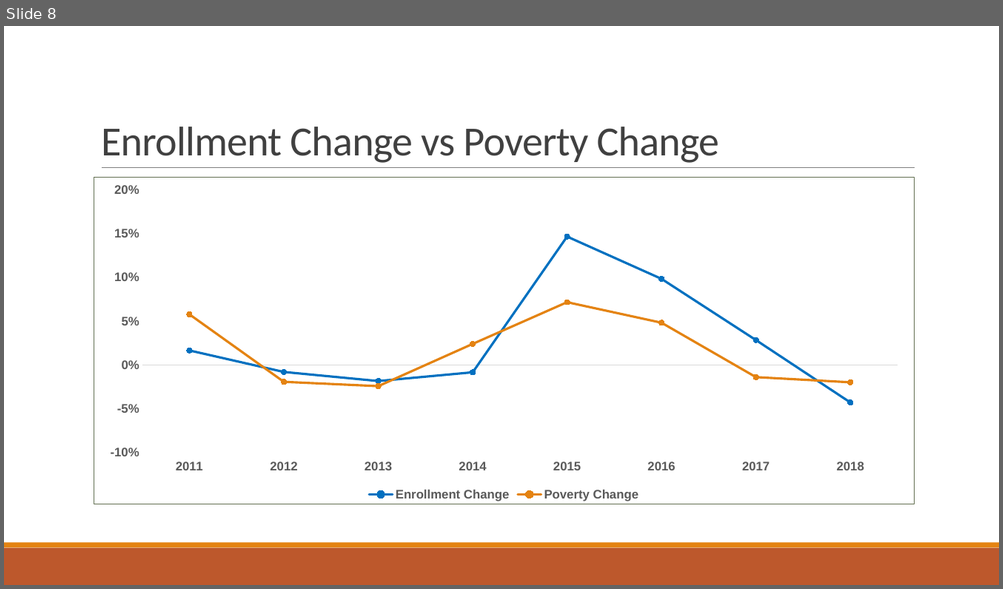
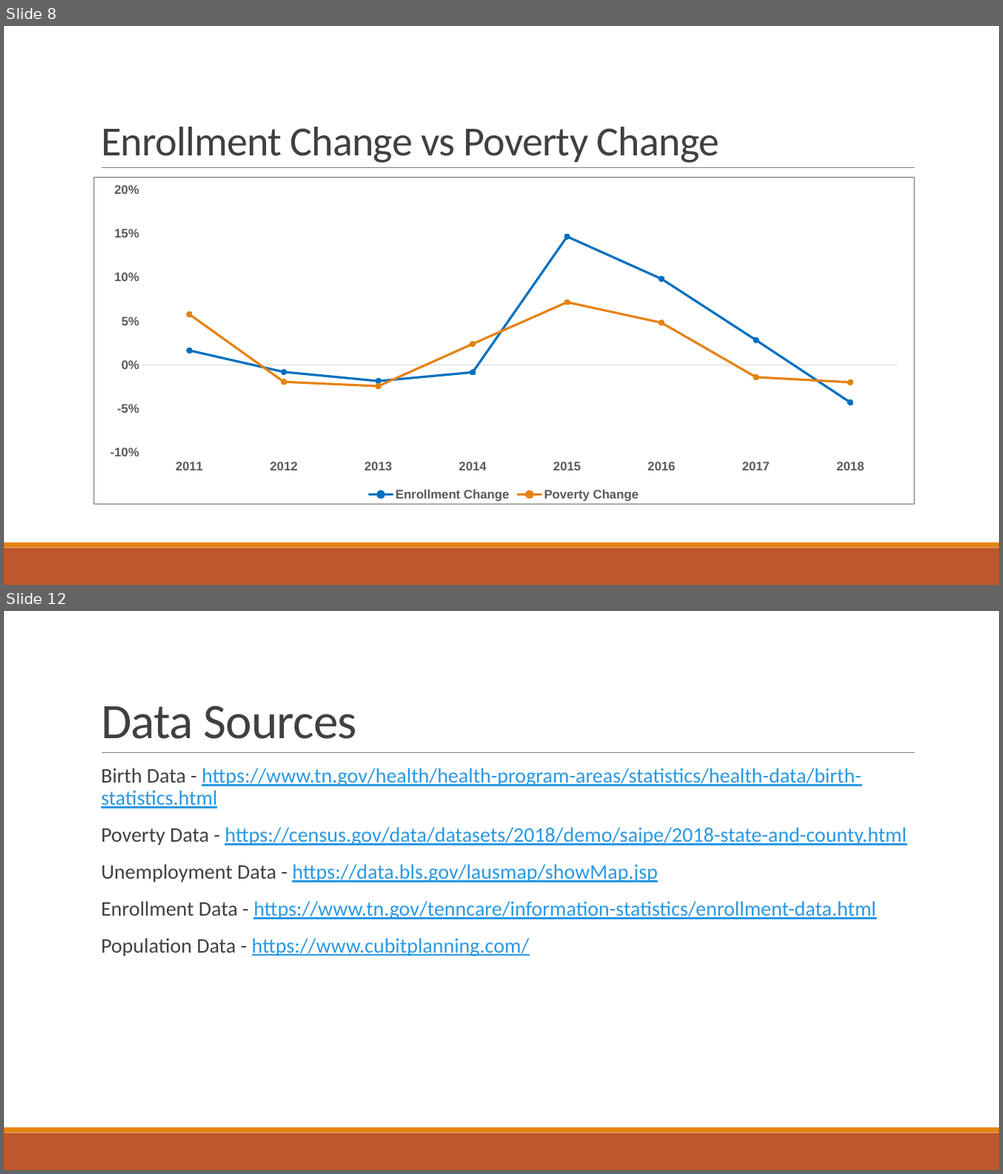
Before and after one commit to bryanclanton/TennCare-Enrollment-Analysis, a slide deck: Impacts to TennCare.pptx. Shown one above the other, each under a label of ours: slide 8 before the commit, slides 8 and 12 after it; the slides between them are not shown. The pictures are 1003x589 and 1003x1174 pixels, drawn with LibreOffice and Linux fonts; fonts in the diff are those of the drawing. Boxes give left, top, right and bottom in pixels: in the first picture for what was removed or moved away, otherwise in the second. Text is boxed around its words. In the diff, an @@ line names an element or a change of style, - is before the commit and + after.

```diff
--- a/Impacts to TennCare.pptx
+++ b/Impacts to TennCare.pptx
@@ slide 12 added at (x1=4, y1=611, x2=999, y2=1170), background #FFFFFF; not listed: 3 template elements that a slide beside it also shows @@
@@ title added at (x1=101, y1=706, x2=357, y2=739), 48 pt, text #404040 @@
+Data Sources
@@ text added at (x1=101, y1=768, x2=906, y2=957), 20 pt, text #2998E3, underline @@
+  Birth Data - https://www.tn.gov/health/health-program-areas/statistics/health-data/birth-statistics.html
+  Poverty Data - https://census.gov/data/datasets/2018/demo/saipe/2018-state-and-county.html
+  Unemployment Data - https://data.bls.gov/lausmap/showMap.jsp
+  Enrollment Data - https://www.tn.gov/tenncare/information-statistics/enrollment-data.html
+  Population Data - https://www.cubitplanning.com/
```
Also in this commit, not shown: 1 slide changed, 2 other slides added, 6 slides removed, 3 other files.
